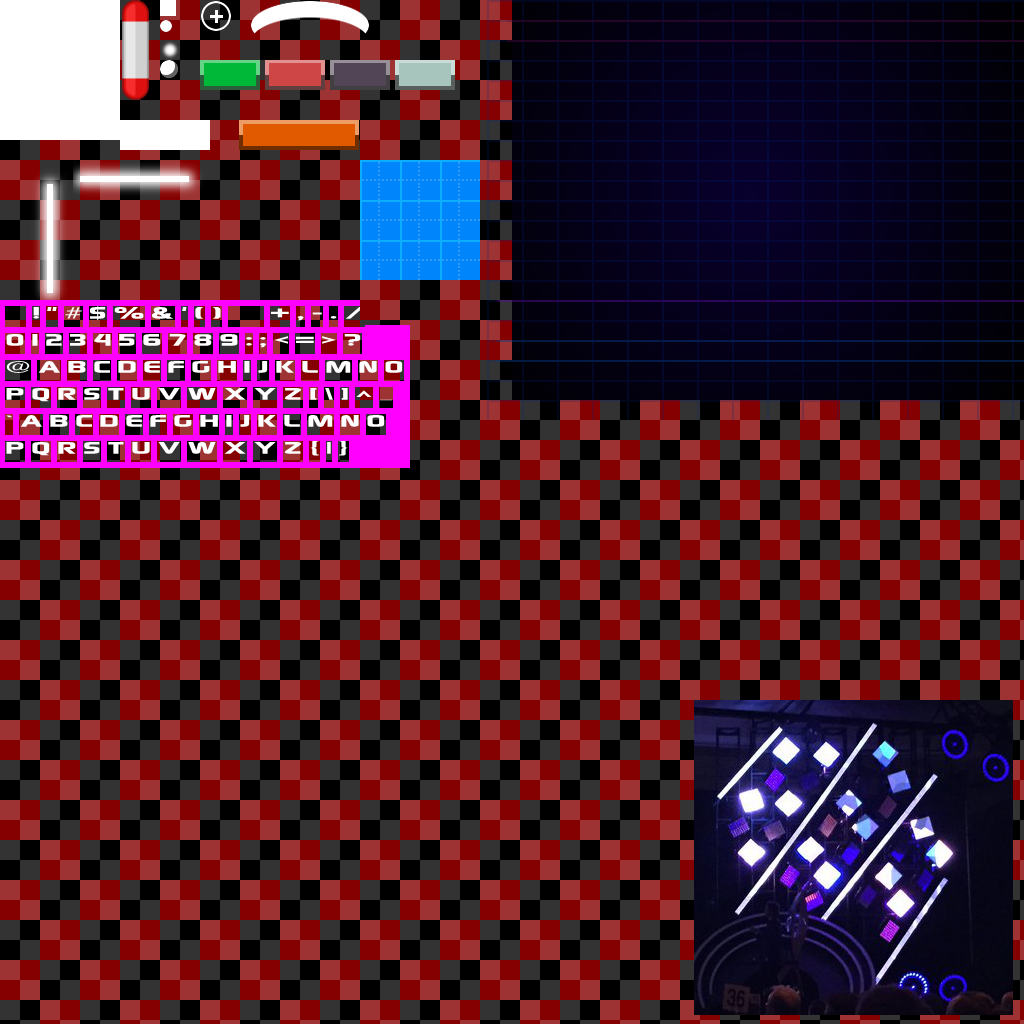
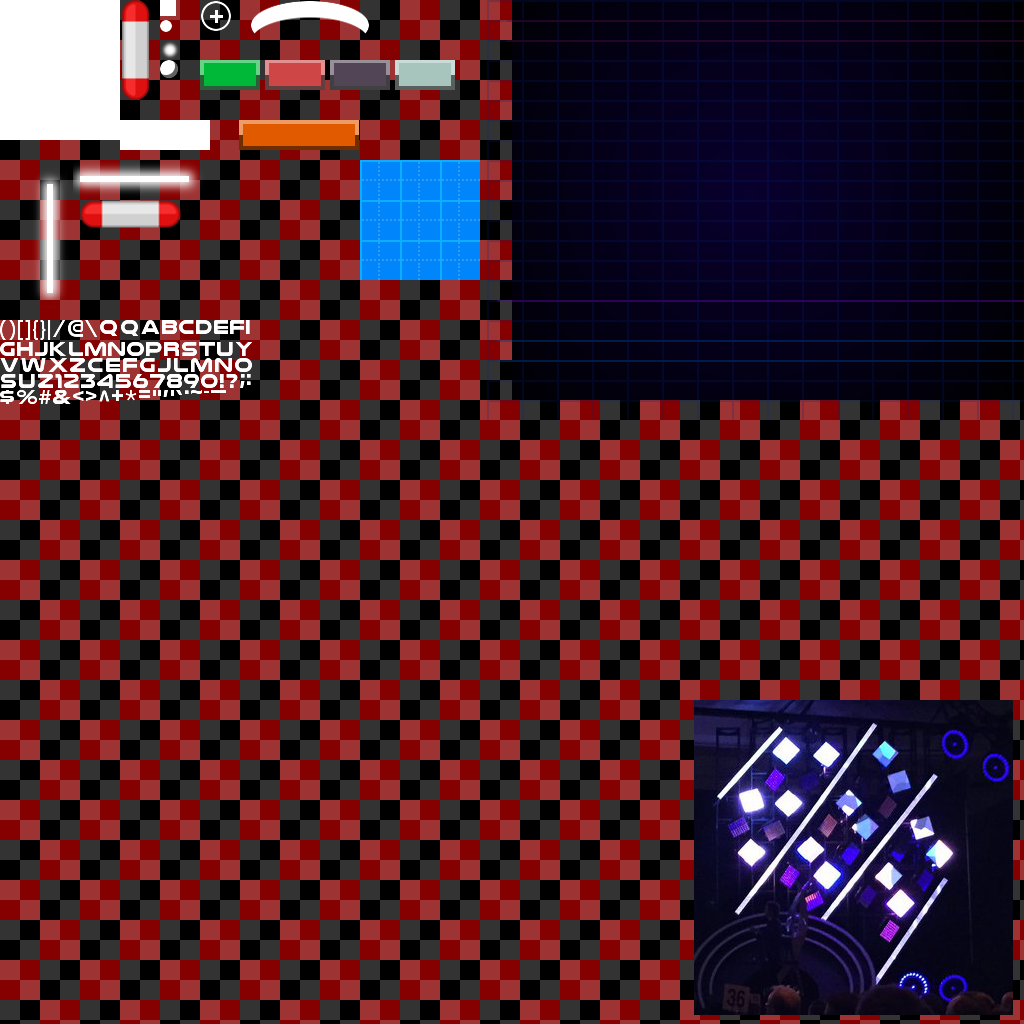
Layer changes from the first 1024x1024 image to the second:
painted on "Ebene" over [0, 200, 410, 468]
